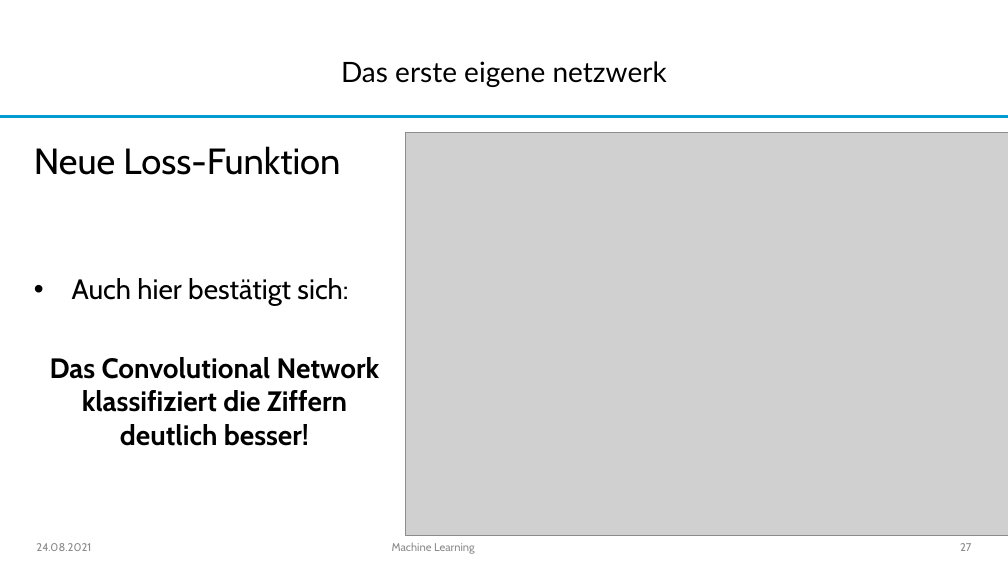
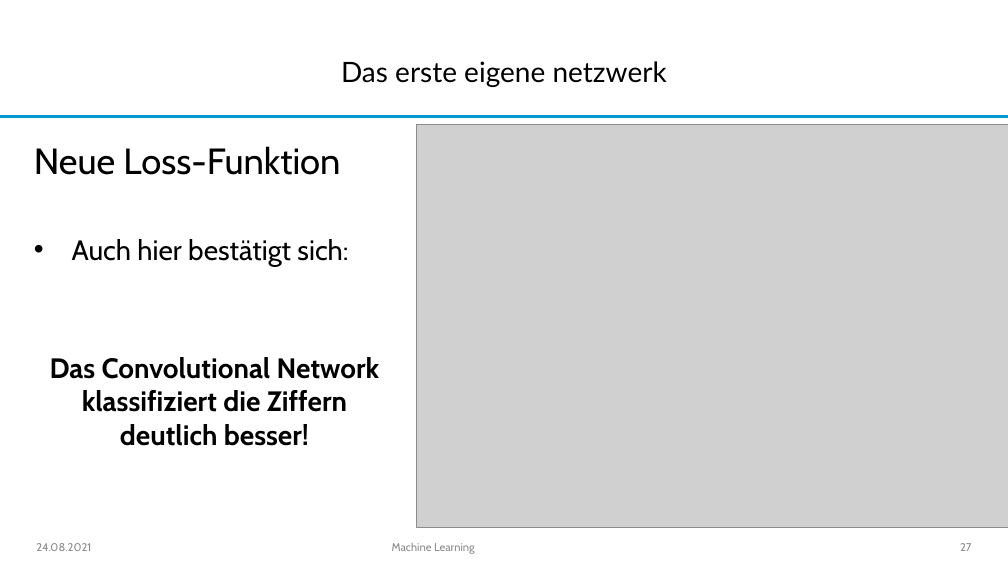
Before and after one commit to joshuaroschlaub/Keras_Einfuehrung, a slide deck: slide 27 of MachineLearning.pptx. Drawn at 1008x567 pixels with LibreOffice and Linux fonts; fonts in the diff are those of the drawing; grey boxes stand for pictures; background and template pictures are left out. Boxes give left, top, right and bottom in pixels: in the first picture for what was removed or moved away, otherwise in the second. Text is boxed around its words. In the diff, an @@ line names an element or a change of style, - is before the commit and + after.

```diff
--- a/MachineLearning.pptx
+++ b/MachineLearning.pptx
@@ picture: place and size @@
-picture at bbox=[405, 133, 1008, 536]
+picture at bbox=[416, 124, 1008, 527]
@@ text "Auch hier bestätigt sich:" rewrapped from bbox=[50, 278, 380, 446] to bbox=[50, 239, 380, 446] @@
```
Also in this commit, not shown: 5 other slides changed, 1 slide added, 14 other files.
